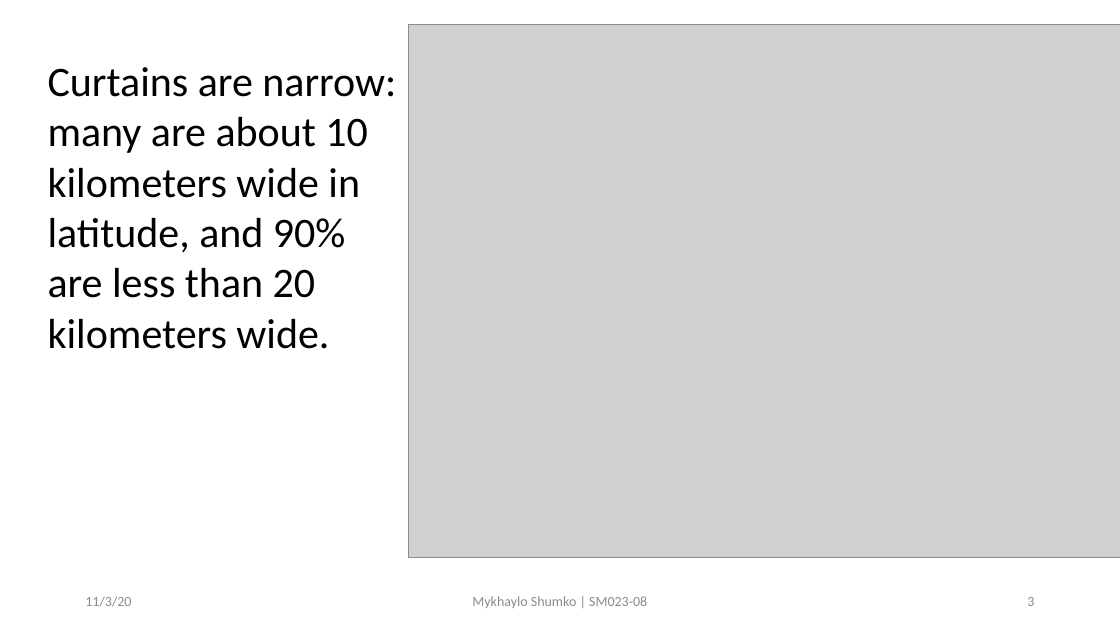
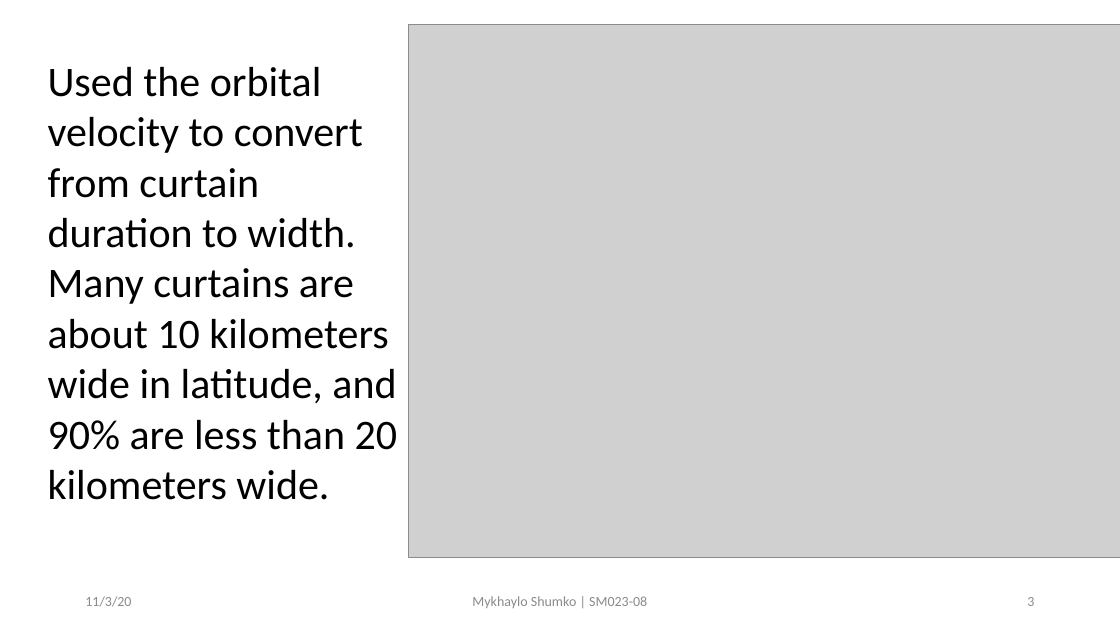
Before and after one commit to mshumko/ac6_curtains, a slide deck: slide 3 of reports/2020_shumko_agu_slides.pptx. Drawn at 1120x630 pixels with LibreOffice and Linux fonts; fonts in the diff are those of the drawing; grey boxes stand for pictures. Boxes give left, top, right and bottom in pixels: in the first picture for what was removed or moved away, otherwise in the second. Text is boxed around its words. In the diff, an @@ line names an element or a change of style, - is before the commit and + after.

```diff
--- a/reports/2020_shumko_agu_slides.pptx
+++ b/reports/2020_shumko_agu_slides.pptx
@@ text at [48, 67, 398, 500]: text changed @@
-Curtains are narrow: many are about 10 kilometers wide in latitude, and 90% are less than 20 kilometers wide.
+Used the orbital velocity to convert from curtain duration to width.
+Many curtains are about 10 kilometers wide in latitude, and 90% are less than 20 kilometers wide.
```
Also in this commit, not shown: 7 other slides changed, 1 slide added.
